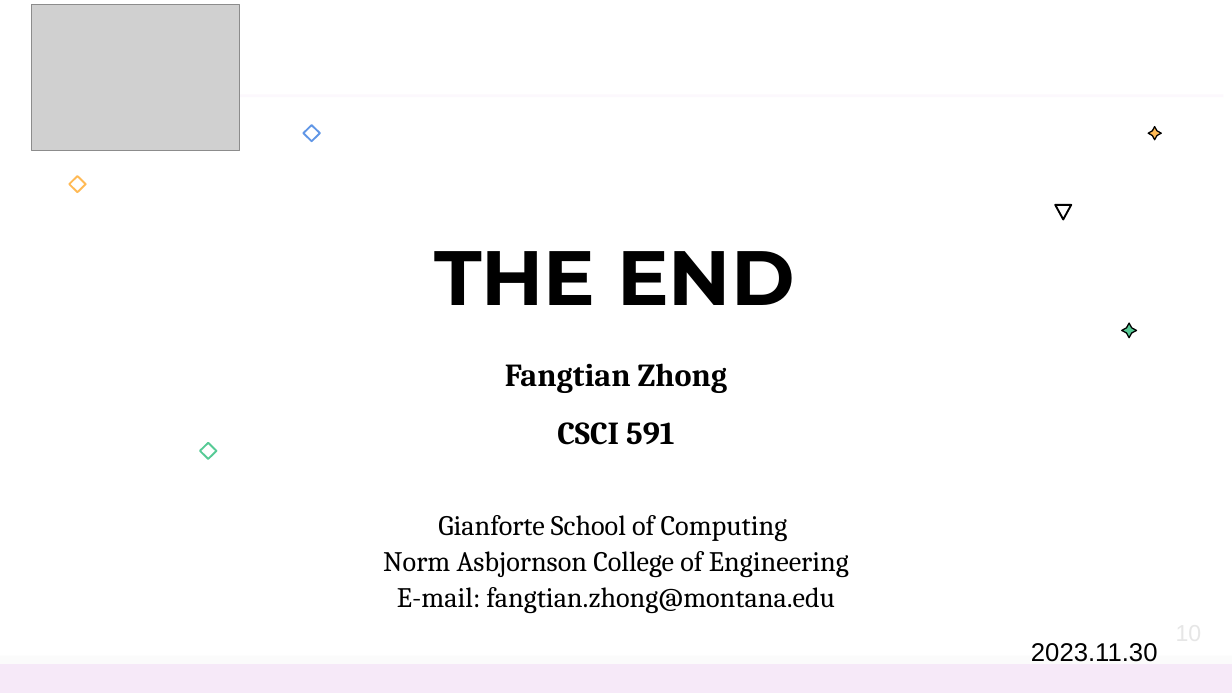
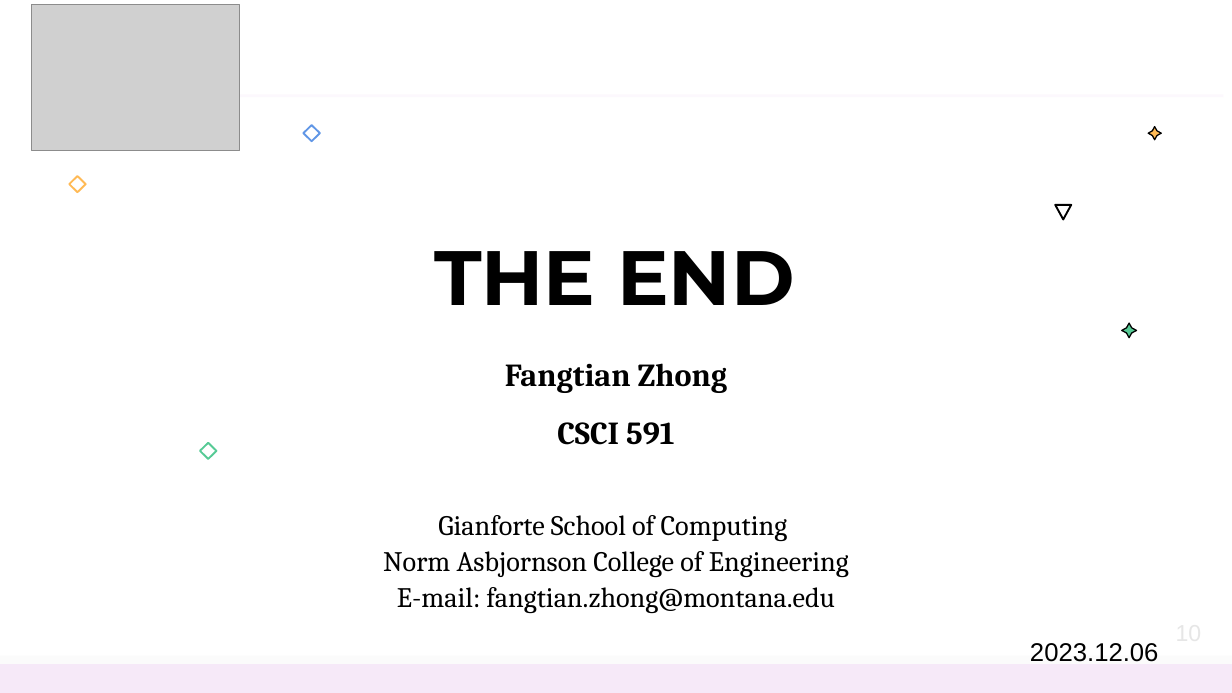
Before and after one commit to fangtian-zhong/fangtian-zhong.github.io, a slide deck: slide 10 of assets/slides/CSCI_591_Malicious_Code_Analysis_27.pptx. Drawn at 1232x693 pixels with LibreOffice and Linux fonts; fonts in the diff are those of the drawing; grey boxes stand for pictures; background and template pictures are left out. Boxes give left, top, right and bottom in pixels: in the first picture for what was removed or moved away, otherwise in the second. Text is boxed around its words. In the diff, an @@ line names an element or a change of style, - is before the commit and + after.

```diff
--- a/assets/slides/CSCI_591_Malicious_Code_Analysis_27.pptx
+++ b/assets/slides/CSCI_591_Malicious_Code_Analysis_27.pptx
@@ text at <box>1030,643,1159,662</box>: text changed @@
-2023.11.30
+2023.12.06
```
Also in this commit, not shown: 2 other slides changed, 6 other files.
